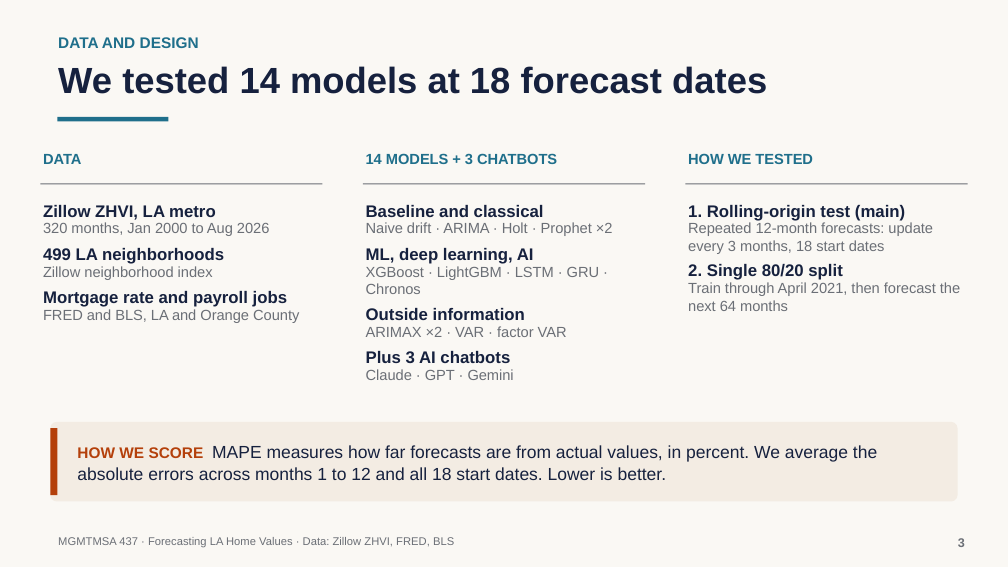
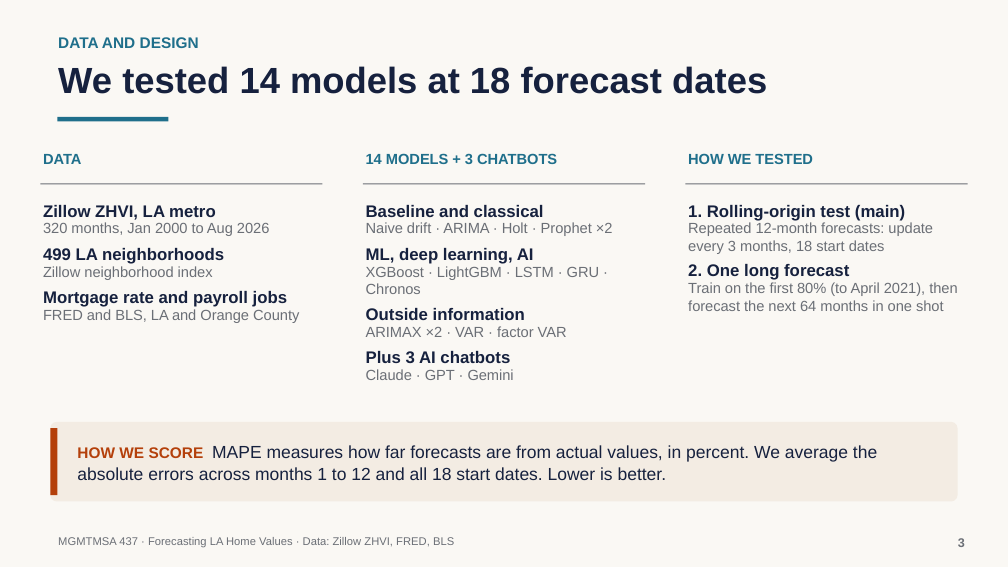
Before and after one commit to neiltd/la-housing-forecast, a slide deck: slide 3 of slides/LA_home_values_slides.pptx. Drawn at 1008x567 pixels with LibreOffice and Linux fonts; fonts in the diff are those of the drawing. Boxes give left, top, right and bottom in pixels: in the first picture for what was removed or moved away, otherwise in the second. Text is boxed around its words. In the diff, an @@ line names an element or a change of style, - is before the commit and + after.

```diff
--- a/slides/LA_home_values_slides.pptx
+++ b/slides/LA_home_values_slides.pptx
@@ text at [688,264,849,280]: text changed @@
-2. Single 80/20 split
+2. One long forecast
@@ text at [688,282,957,311]: text changed @@
-Train through April 2021, then forecast the next 64 months
+Train on the first 80% (to April 2021), then forecast the next 64 months in one shot
```
Also in this commit, not shown: 1 other slide changed, 1 other file.
